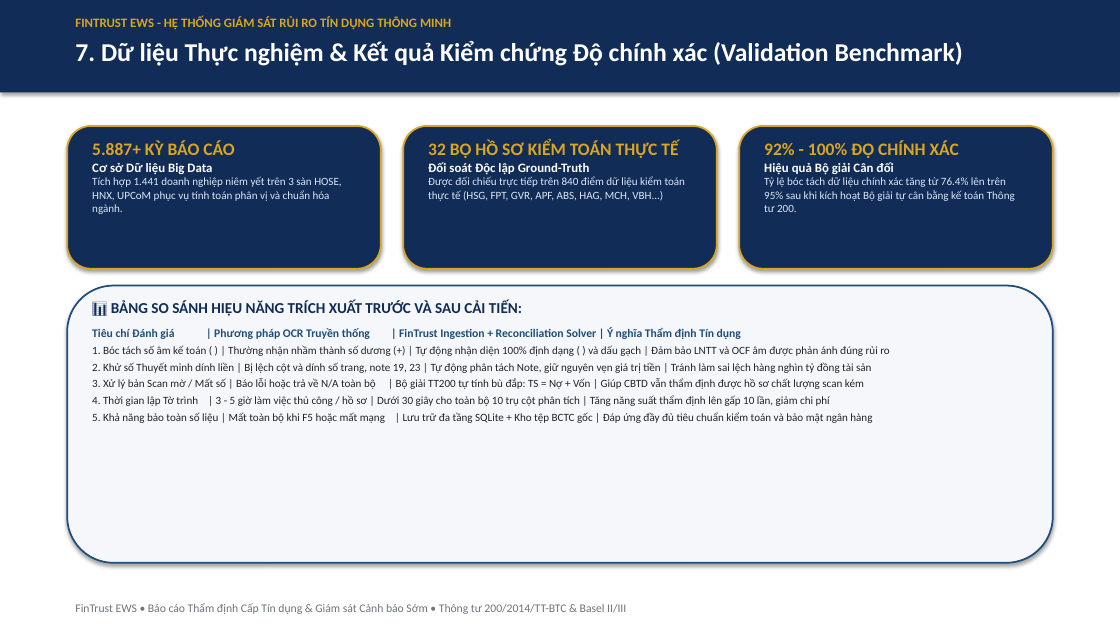
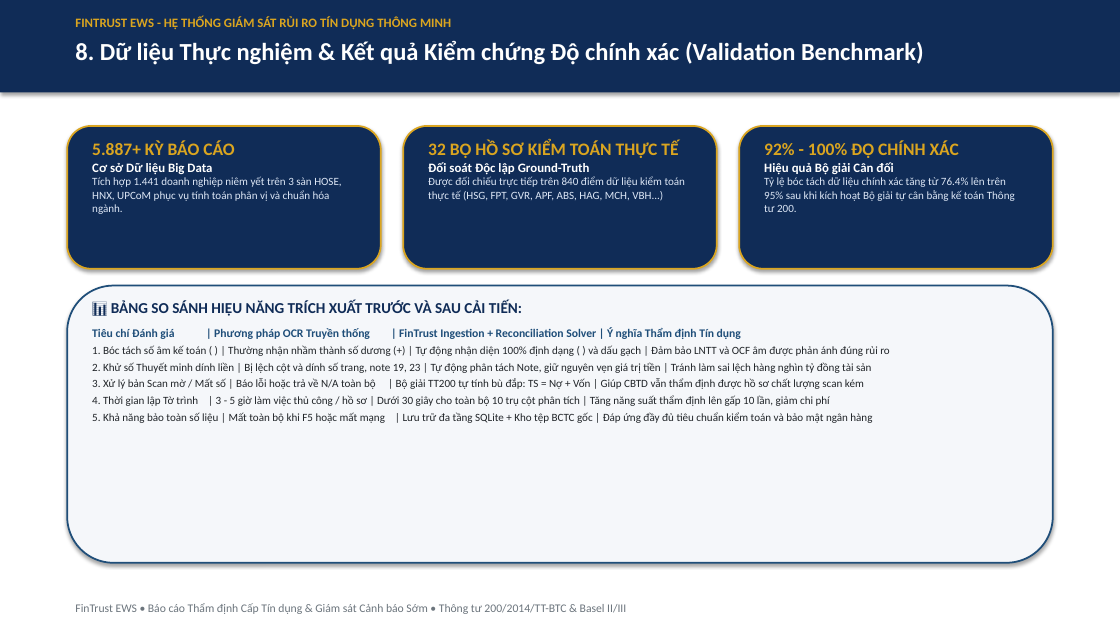
Before and after one commit to SelinaVu/Credit-Risk-Control, a slide deck: slide 9 of FinTrust_EWS_Bao_Cao_Hoi_Dong_Khoa_Hoc.pptx (slide 8 before the commit). Drawn at 1120x630 pixels with LibreOffice and Linux fonts; fonts in the diff are those of the drawing. Boxes give left, top, right and bottom in pixels: in the first picture for what was removed or moved away, otherwise in the second. Text is boxed around its words. In the diff, an @@ line names an element or a change of style, - is before the commit and + after.

```diff
--- a/FinTrust_EWS_Bao_Cao_Hoi_Dong_Khoa_Hoc.pptx
+++ b/FinTrust_EWS_Bao_Cao_Hoi_Dong_Khoa_Hoc.pptx
@@ text at bbox=[75, 41, 924, 65]: text changed; size 22 to 21 pt @@
-7. Dữ liệu Thực nghiệm & Kết quả Kiểm chứng Độ chính xác (Validation Benchmark)
+8. Dữ liệu Thực nghiệm & Kết quả Kiểm chứng Độ chính xác (Validation Benchmark)
```
Also in this commit, not shown: 9 other slides changed, 1 slide added, 1 other file.
